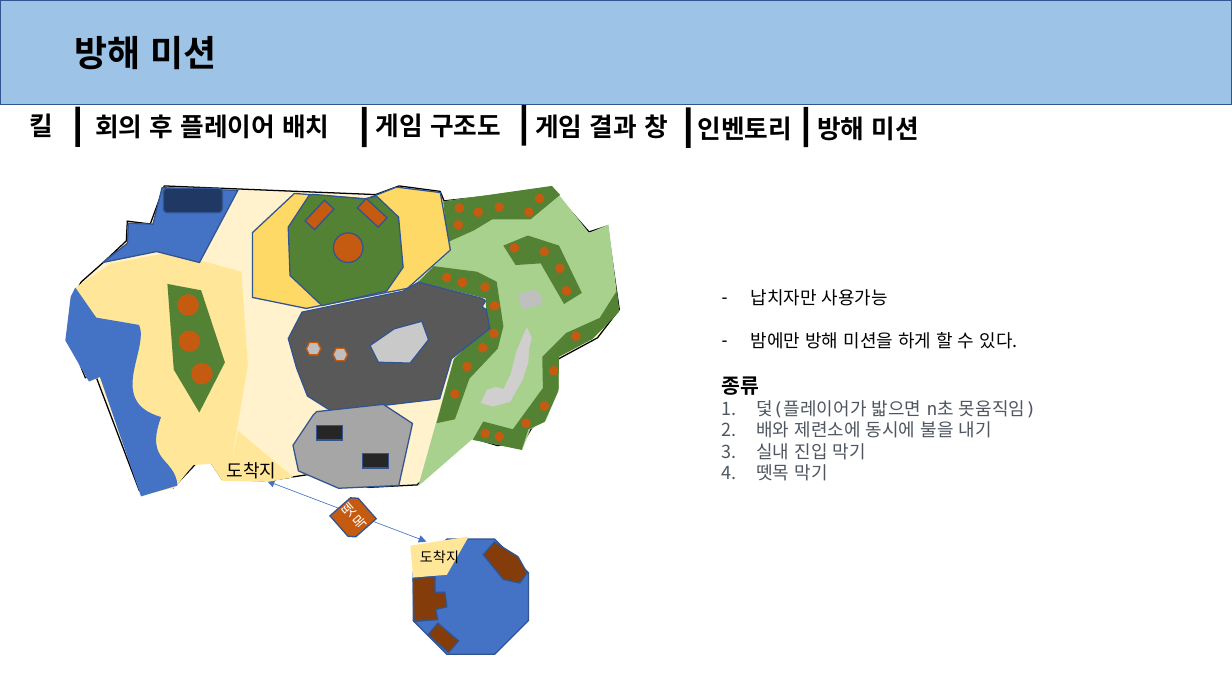
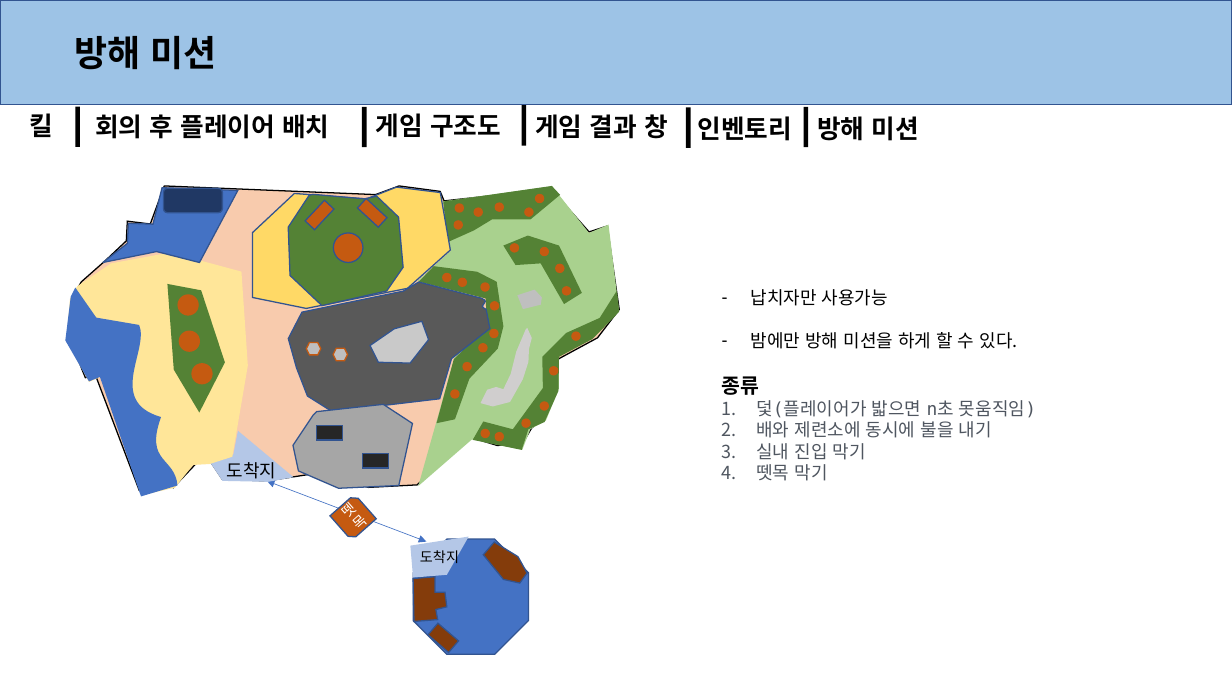
Before and after one commit to anglik0370/EscapeIsland, a slide deck: slide 12 of Document/시스템/시스템.pptx. Drawn at 1232x693 pixels with LibreOffice and Linux fonts; fonts in the diff are those of the drawing. Boxes give left, top, right and bottom in pixels: in the first picture for what was removed or moved away, otherwise in the second. Text is boxed around its words. In the diff, an @@ line names an element or a change of style, - is before the commit and + after.

```diff
--- a/Document/시스템/시스템.pptx
+++ b/Document/시스템/시스템.pptx
@@ freeform shape at (69,186,619,491): fill #FFF2CC to #F8CBAD @@
@@ freeform shape "도착지" at (210,431,294,482): fill #FFE699 to #B4C7E7 @@
@@ freeform shape "도착지" at (410,537,469,578): fill #FFE699 to #B4C7E7 @@
```
Also in this commit, not shown: 4 other files.
